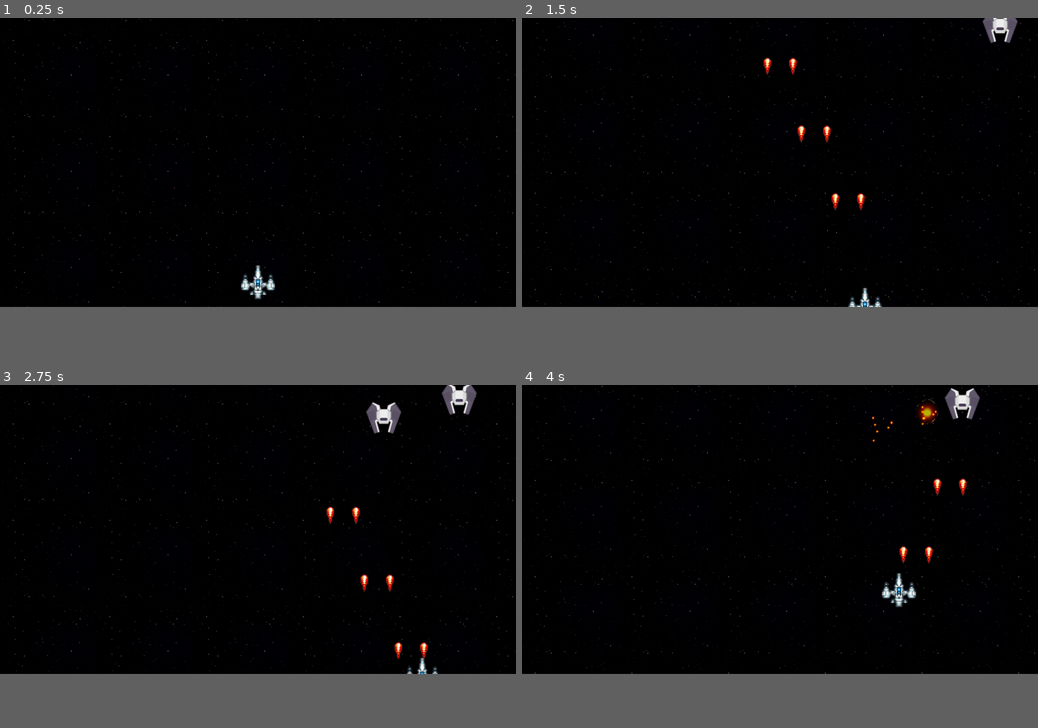
Above: before the commit, frames 1-4 (two rows, left to right).
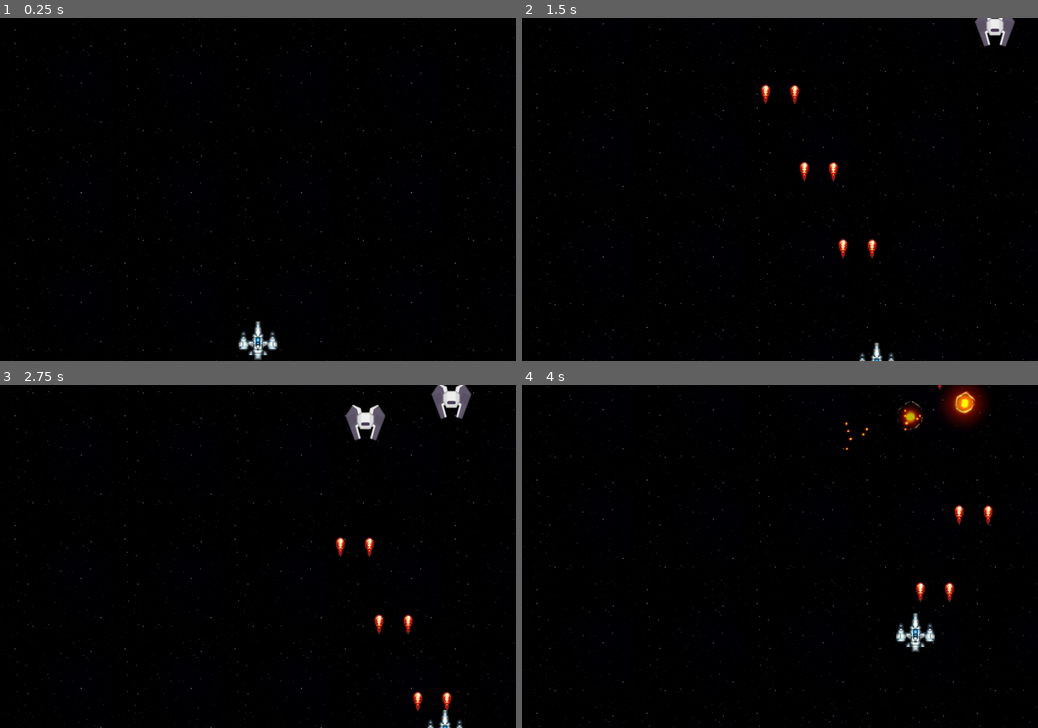
Above: after the commit, the same moments.

Repository: hieuns/space_shooter
Game: Godot game, scene res://TestScene.tscn
Same seed, same stepped clock (60 frames per second), same inputs: the game is played once before the commit and once after it.
Inputs:
- Up to frame 1 (0.25 s): no input
- Up to frame 2 (1.5 s): hold D (move_right) 0.53-1.28 s; hold Space (shoot) 0.53-1.28 s; hold S (move_down) from 1.28 s (still down); tap Space (shoot) at 1.35 s
- Up to frame 3 (2.75 s): release S (move_down) at 2.03 s; hold D (move_right) from 2.03 s (still down); hold Space (shoot) from 2.03 s (still down)
- Up to frame 4 (4 s): release D (move_right) at 2.78 s; release Space (shoot) at 2.78 s; hold W (move_up) 2.78-3.53 s; tap Space (shoot) at 2.85 s; hold A (move_left) from 3.53 s (still down); hold Space (shoot) from 3.53 s (still down)
The window is 800x449 before the commit and 800x533 after it. Grey fills any space a smaller window leaves; there, only what the larger window draws over its background counts as a difference.

The runs differ from the first frame. In frame 1, 1.4% of the frame differs, in the area x 0-100%, y 0-100%; in frame 2, 2.1%; in frame 3, 2.9%; in frame 4, 3.2%.

Commit message:
Change screensize, use script to init background

Diff:
--- a/Background.gd
+++ b/Background.gd
@@ -2,5 +2,10 @@
 
 const BACKGROUND_VELOCITY = Vector2(0, 2)
 
+func init(screensize):
+  $ParallaxBackground/ParallaxLayer/Sprite.region_enabled = true
+  $ParallaxBackground/ParallaxLayer/Sprite.region_rect = Rect2(0, 0, screensize.x, screensize.y)
+  $ParallaxBackground/ParallaxLayer.motion_mirroring = Vector2(0, screensize.y)
+
 func _process(delta):
   $ParallaxBackground.scroll_offset += BACKGROUND_VELOCITY
--- a/Background.tscn
+++ b/Background.tscn
@@ -25,13 +25,10 @@
 
 motion_scale = Vector2( 1, 1 )
 motion_offset = Vector2( 0, 0 )
-motion_mirroring = Vector2( 0, 768 )
+motion_mirroring = Vector2( 0, 0 )
 _sections_unfolded = [ "Motion" ]
 
 [node name="Sprite" type="Sprite" parent="ParallaxBackground/ParallaxLayer" index="0"]
 
 texture = ExtResource( 2 )
 centered = false
-region_enabled = true
-region_rect = Rect2( 0, 0, 1366, 768 )
-_sections_unfolded = [ "Region" ]
--- a/TestScene.gd
+++ b/TestScene.gd
@@ -11,6 +11,10 @@
   ]
   $EnemyManager.init(self, [BlackEnemy1], spawning_points)
 
+  $Player.position = Vector2(screensize.x / 2, screensize.y - 50)
+
+  $Background.init(screensize)
+
 func _process(delta):
   if !enemies_spawned:
     $EnemyManager.spawn(10)
--- a/TestScene.tscn
+++ b/TestScene.tscn
@@ -13,7 +13,6 @@
 
 [node name="Player" parent="." index="1" instance=ExtResource( 3 )]
 
-position = Vector2( 683, 700 )
 _sections_unfolded = [ "Collision", "Transform" ]
 
 [node name="EnemyManager" parent="." index="2" instance=ExtResource( 4 )]
--- a/project.godot
+++ b/project.godot
@@ -16,8 +16,8 @@
 
 [display]
 
-window/size/width=1366
-window/size/height=768
+window/size/width=1200
+window/size/height=800
 
 [input]
 
